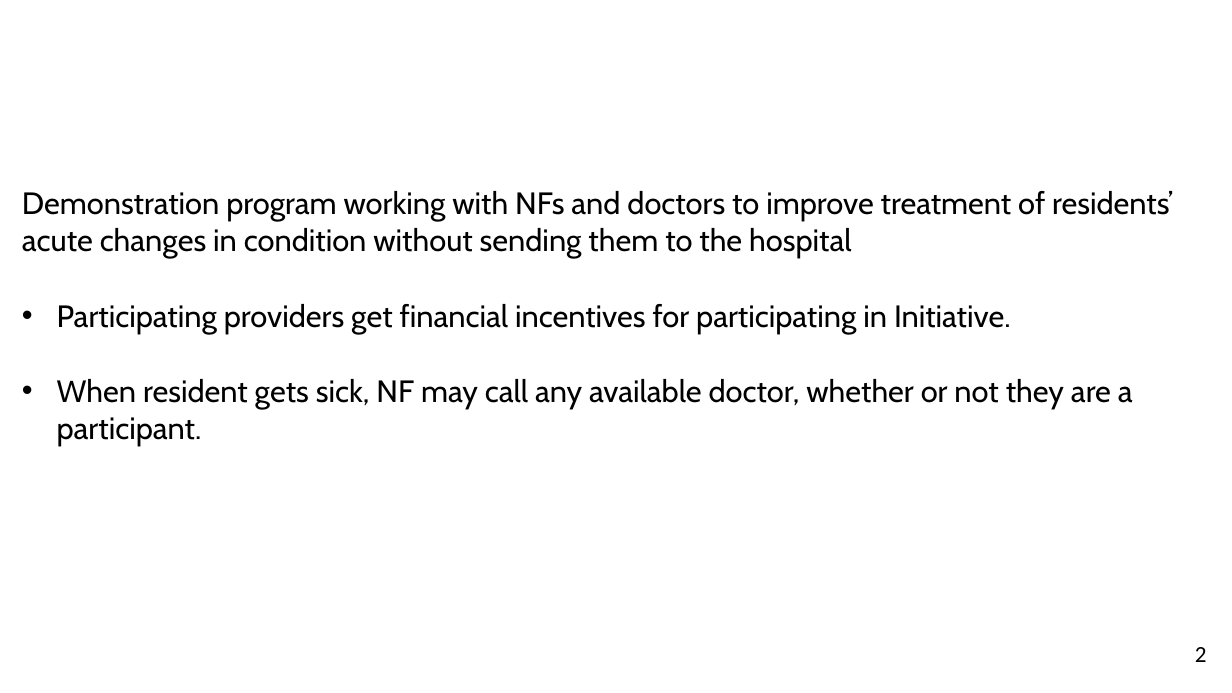
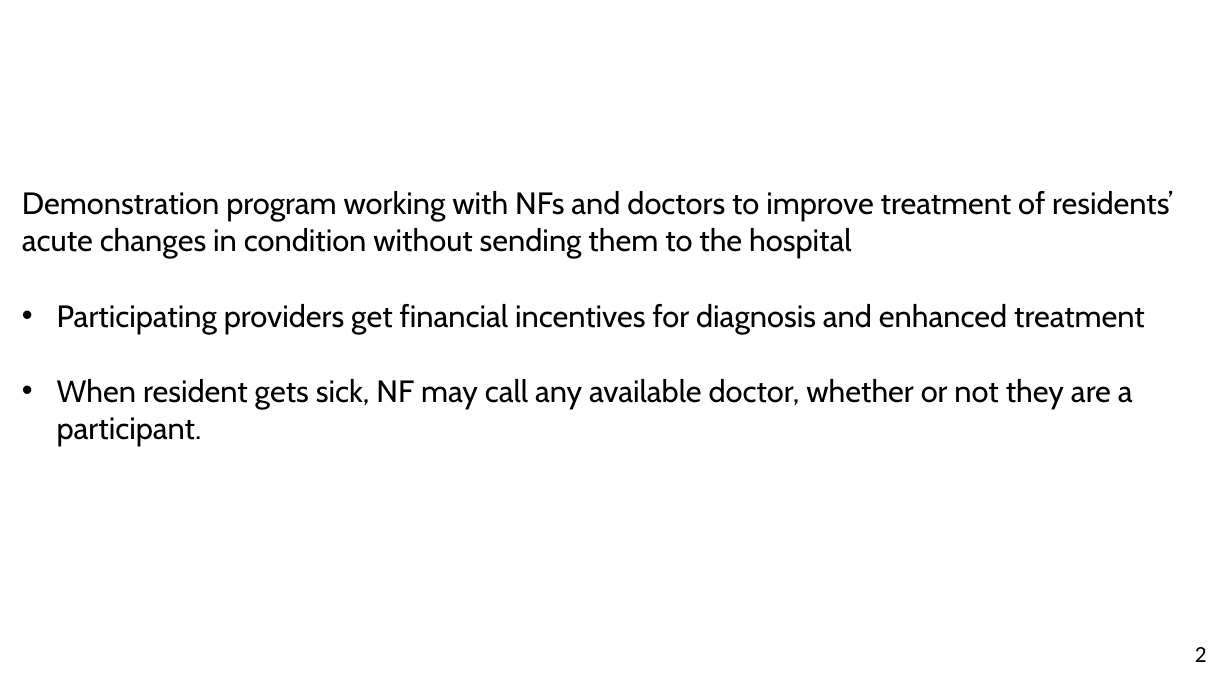
Before and after one commit to HHS/capstone.andrew.brecher, a slide deck: slide 2 of AndrewBrecher_presentation_2018-06-28.pptx. Drawn at 1232x693 pixels with LibreOffice and Linux fonts; fonts in the diff are those of the drawing; background and template pictures are left out. Boxes give left, top, right and bottom in pixels: in the first picture for what was removed or moved away, otherwise in the second. Text is boxed around its words. In the diff, an @@ line names an element or a change of style, - is before the commit and + after.

```diff
--- a/AndrewBrecher_presentation_2018-06-28.pptx
+++ b/AndrewBrecher_presentation_2018-06-28.pptx
@@ text at <box>57,304,1145,333</box>: text changed @@
-• Participating providers get financial incentives for participating in Initiative.
+• Participating providers get financial incentives for diagnosis and enhanced treatment
```
Also in this commit, not shown: 5 other slides changed.
